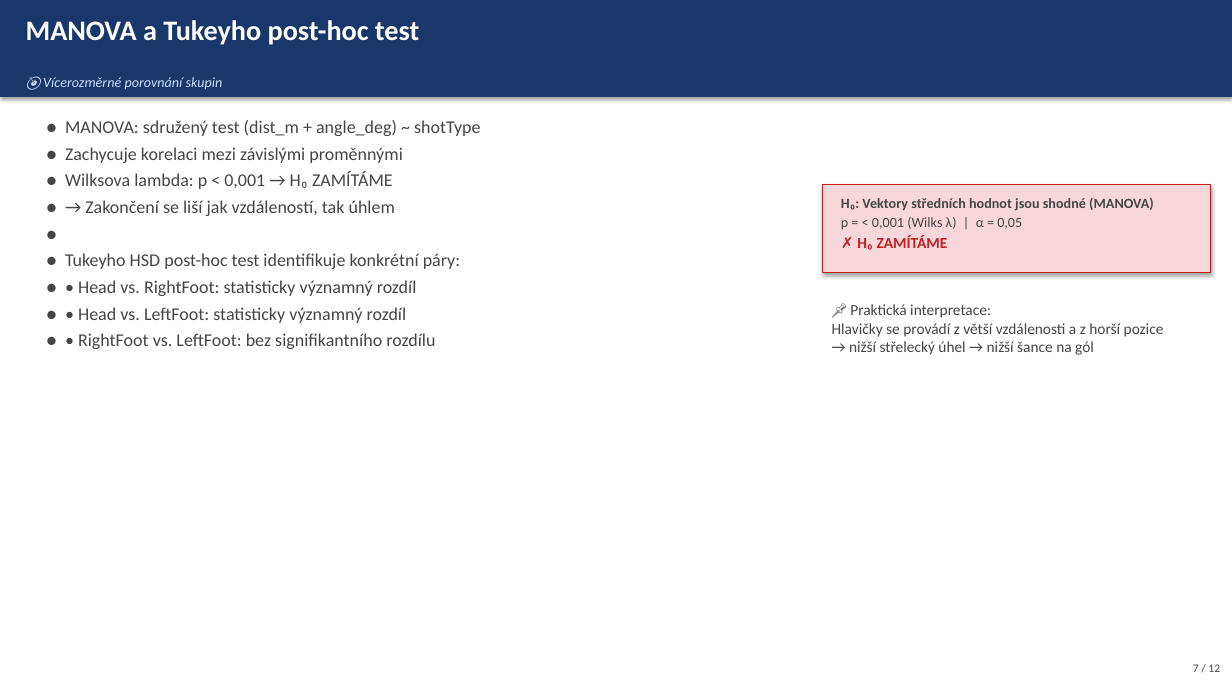
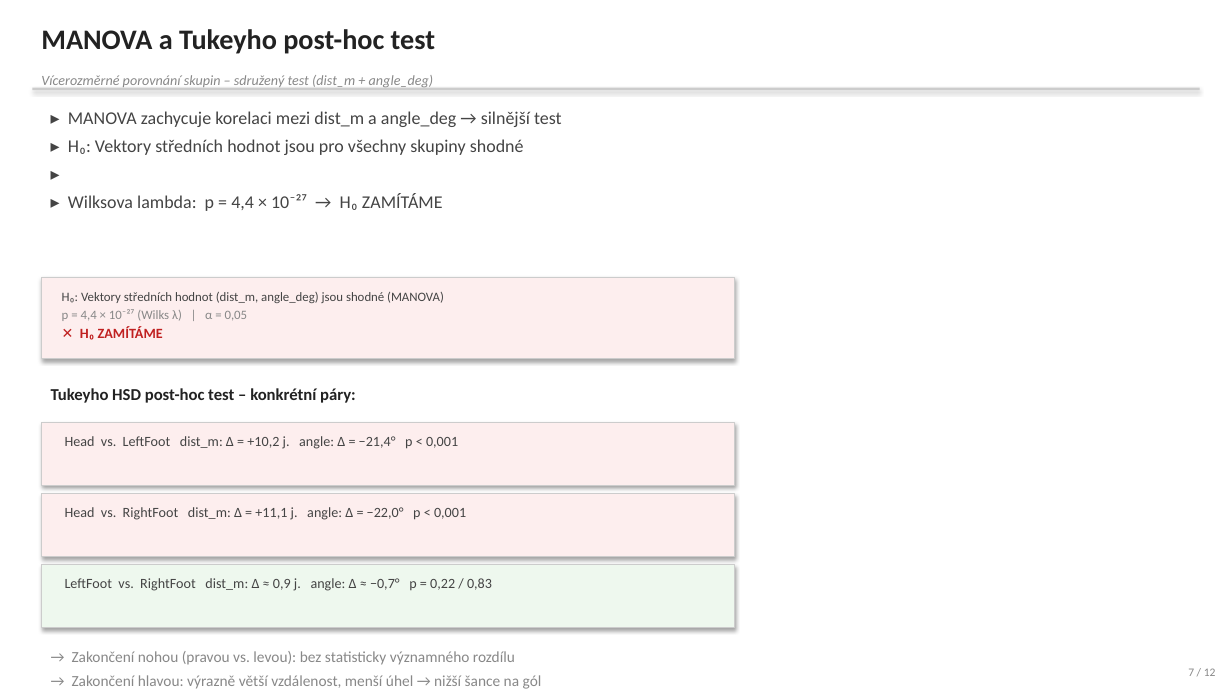
Before and after one commit to jkrejcikova/VMM_project_02, a slide deck: slide 7 of prezentace/prezentace_strelecka_uspesnost.pptx. Drawn at 1232x693 pixels with LibreOffice and Linux fonts; fonts in the diff are those of the drawing. Boxes give left, top, right and bottom in pixels: in the first picture for what was removed or moved away, otherwise in the second. Text is boxed around its words. In the diff, an @@ line names an element or a change of style, - is before the commit and + after.

Commit message:
Oprava grafiku a prezentace dle zpetne vazby
Grafy:
- Hřiště (01, 06b): bile pozadi #FFFFFF, seda cara #b0b0b0/lw=1.2
- Body strel: goal=#d62728, no-goal=#1f77b4, alpha=0.35, s=8
- Korelace (03): pouze jedna velka Spearmanova heatmapa, vetsi font
- Normalita (02): pouze 1x2 (histogram + Q-Q pro dist_m)
- Biplot (05b): zkracene sipky scale=3.0, text nependi pres okraj
- Forest plot (07b): logaritmicka osa X (xG nesmrska ostatni)

Prezentace:
- Vsechny slidy: ciste BILE pozadi #FFFFFF
- Zahlavi: cerny tucny text + tenka seda linka (zadny barevny pruh)
- Texty: tmave seda #222222, ramecky hypotez s jemnym ohranicenim
- Obrazky: pouze width=Inches(x), bez pevne vysky (zadna deformace)

```diff
--- a/prezentace/prezentace_strelecka_uspesnost.pptx
+++ b/prezentace/prezentace_strelecka_uspesnost.pptx
@@ text "MANOVA a Tukeyho post-hoc test": place and size @@
-text "MANOVA a Tukeyho post-hoc test" at bbox=[26, 20, 419, 45]
+text "MANOVA a Tukeyho post-hoc test" at bbox=[41, 29, 435, 54]
@@ text "MANOVA a Tukeyho post-hoc test" at bbox=[41, 29, 435, 54]: text colour #FFFFFF to #222222 @@
@@ rectangle: place and size @@
-rectangle at bbox=[0, 0, 1232, 97]
+rectangle at bbox=[32, 88, 1200, 91]
@@ rectangle at bbox=[32, 88, 1200, 91]: fill #1A376B to #CCCCCC @@
@@ text at bbox=[41, 75, 433, 89]: text changed; text colour #CCDDFF to #888888 @@
-🎯 Vícerozměrné porovnání skupin
+Vícerozměrné porovnání skupin – sdružený test (dist_m + angle_deg)
@@ text at bbox=[68, 111, 562, 211]: text changed; text colour #454545 to #444444 @@
-● MANOVA: sdružený test (dist_m + angle_deg) ~ shotType
-● Zachycuje korelaci mezi závislými proměnnými
-● Wilksova lambda: p < 0,001 → H₀ ZAMÍTÁME
-● → Zakončení se liší jak vzdáleností, tak úhlem
-●
-● Tukeyho HSD post-hoc test identifikuje konkrétní páry:
-● • Head vs. RightFoot: statisticky významný rozdíl
-● • Head vs. LeftFoot: statisticky významný rozdíl
-● • RightFoot vs. LeftFoot: bez signifikantního rozdílu
+▸ MANOVA zachycuje korelaci mezi dist_m a angle_deg → silnější test
+▸ H₀: Vektory středních hodnot jsou pro všechny skupiny shodné
+▸
+▸ Wilksova lambda: p = 4,4 × 10⁻²⁷ → H₀ ZAMÍTÁME
@@ rectangle: place and size @@
-rectangle at bbox=[823, 185, 1211, 273]
+rectangle at bbox=[42, 277, 735, 359]
@@ rectangle at bbox=[42, 277, 735, 359]: fill #F8D7DA to #FDEEEE; outline #C02020 0.75 pt to #CCCCCC 0.75 pt @@
@@ text at bbox=[62, 292, 444, 340]: text changed; size 11 to 10 pt; text colour #454545 to #444444; bold off @@
-H₀: Vektory středních hodnot jsou shodné (MANOVA)
-p = < 0,001 (Wilks λ) | α = 0,05
-✗ H₀ ZAMÍTÁME
+H₀: Vektory středních hodnot (dist_m, angle_deg) jsou shodné (MANOVA)
+p = 4,4 × 10⁻²⁷ (Wilks λ) | α = 0,05
+✕ H₀ ZAMÍTÁME
@@ text removed at bbox=[832, 304, 1164, 355] @@
-📌 Praktická interpretace:
-Hlavičky se provádí z větší vzdálenosti a z horší pozice
-→ nižší střelecký úhel → nižší šance na gól
@@ text added at bbox=[51, 388, 356, 403], 13 pt, text #222222, bold @@
+Tukeyho HSD post-hoc test – konkrétní páry:
@@ rectangle added at bbox=[42, 422, 735, 485], fill #FDEEEE, outline #CCCCCC 0.75 pt @@
@@ text added at bbox=[65, 436, 458, 449], 11 pt, text #444444 @@
+Head vs. LeftFoot dist_m: Δ = +10,2 j. angle: Δ = −21,4° p < 0,001
@@ rectangle added at bbox=[42, 494, 735, 556], fill #FDEEEE, outline #CCCCCC 0.75 pt @@
@@ text added at bbox=[65, 507, 466, 520], 11 pt, text #444444 @@
+Head vs. RightFoot dist_m: Δ = +11,1 j. angle: Δ = −22,0° p < 0,001
@@ rectangle added at bbox=[42, 565, 735, 628], fill #EEF8EE, outline #CCCCCC 0.75 pt @@
@@ text added at bbox=[65, 578, 492, 591], 11 pt, text #444444 @@
+LeftFoot vs. RightFoot dist_m: Δ ≈ 0,9 j. angle: Δ ≈ −0,7° p = 0,22 / 0,83
@@ text added at bbox=[72, 651, 542, 689], 12 pt, text #888888 @@
+→ Zakončení nohou (pravou vs. levou): bez statisticky významného rozdílu
+→ Zakončení hlavou: výrazně větší vzdálenost, menší úhel → nižší šance na gól
@@ text "7 / 12" at bbox=[1188, 668, 1216, 676]: text colour #454545 to #888888 @@
```
Also in this commit, not shown: 11 other slides changed, 8 other files.
